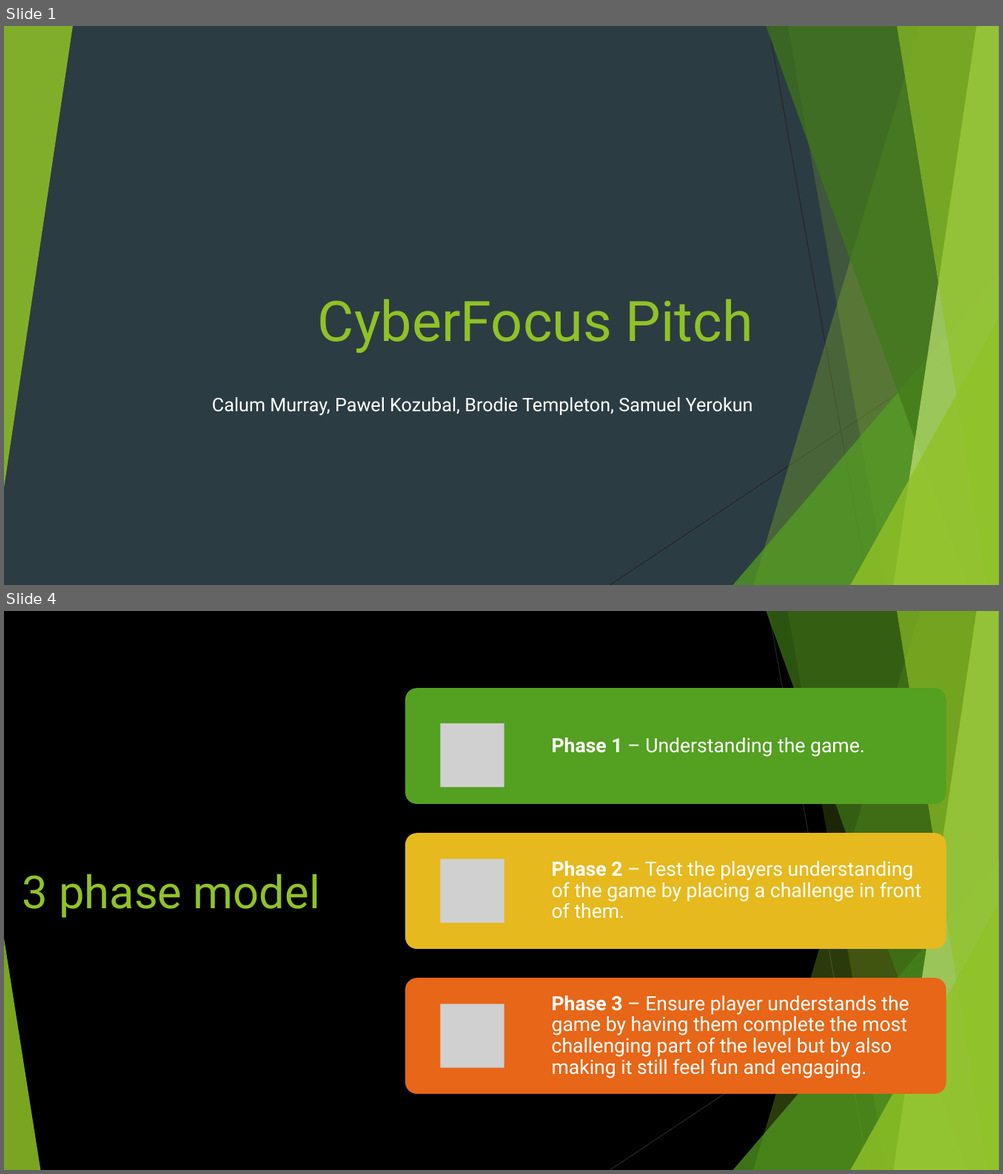
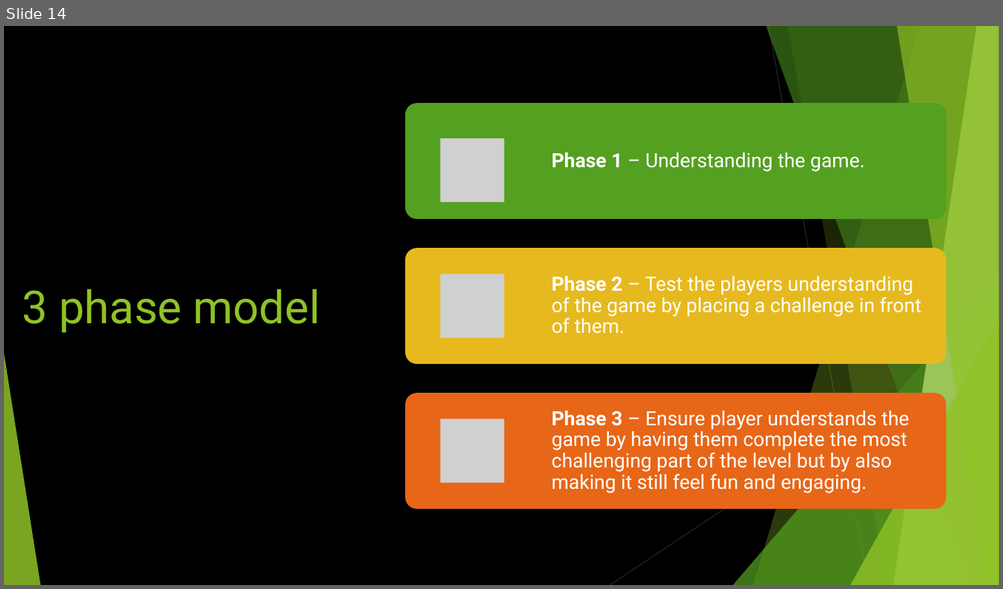
Before and after one commit to Pilokio/Tranzfuser, a slide deck: Virtual Pitch Presentation/Pitch.pptx. Shown one above the other, each under a label of ours: slides 1 and 4 before the commit, slide 14 after it; the slides between them are not shown. The pictures are 1003x1174 and 1003x589 pixels, drawn with LibreOffice and Linux fonts; fonts in the diff are those of the drawing; grey boxes stand for pictures. Boxes give left, top, right and bottom in pixels: in the first picture for what was removed or moved away, otherwise in the second. Text is boxed around its words. In the diff, an @@ line names an element or a change of style, - is before the commit and + after.

```diff
--- a/Virtual Pitch Presentation/Pitch.pptx
+++ b/Virtual Pitch Presentation/Pitch.pptx
@@ slide 1 removed at (4, 26, 999, 585), background #2C3C43; not listed: 9 template elements that a slide beside it also shows @@
@@ triangle removed at (4, 26, 73, 488) @@
@@ title removed at (318, 299, 753, 353) @@
-CyberFocus Pitch
@@ subtitle removed at (212, 397, 753, 416) @@
-Calum Murray, Pawel Kozubal, Brodie Templeton, Samuel Yerokun
@@ what was slide 4 is now slide 14 @@
```
Also in this commit, not shown: 1 slide changed, 12 slides added, 2 other slides removed.
